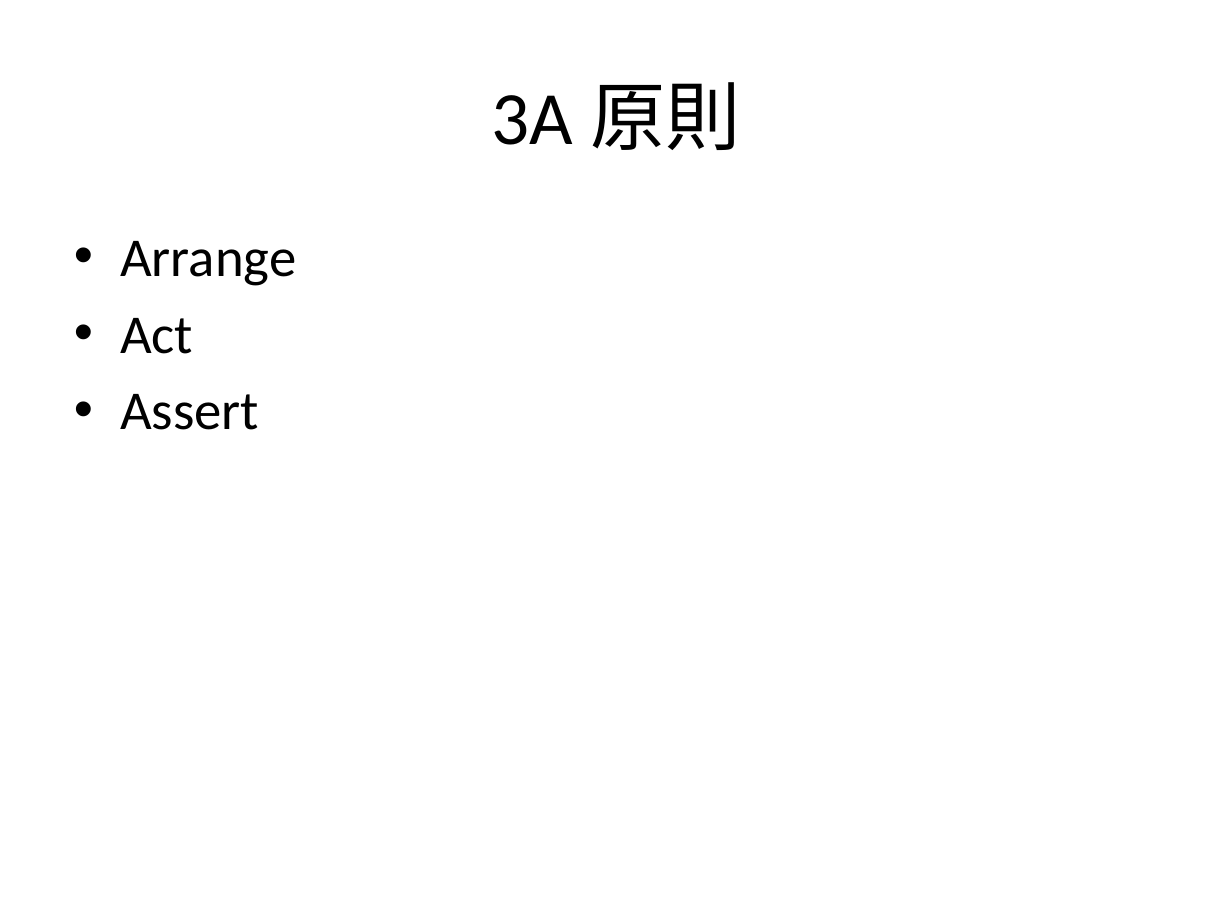
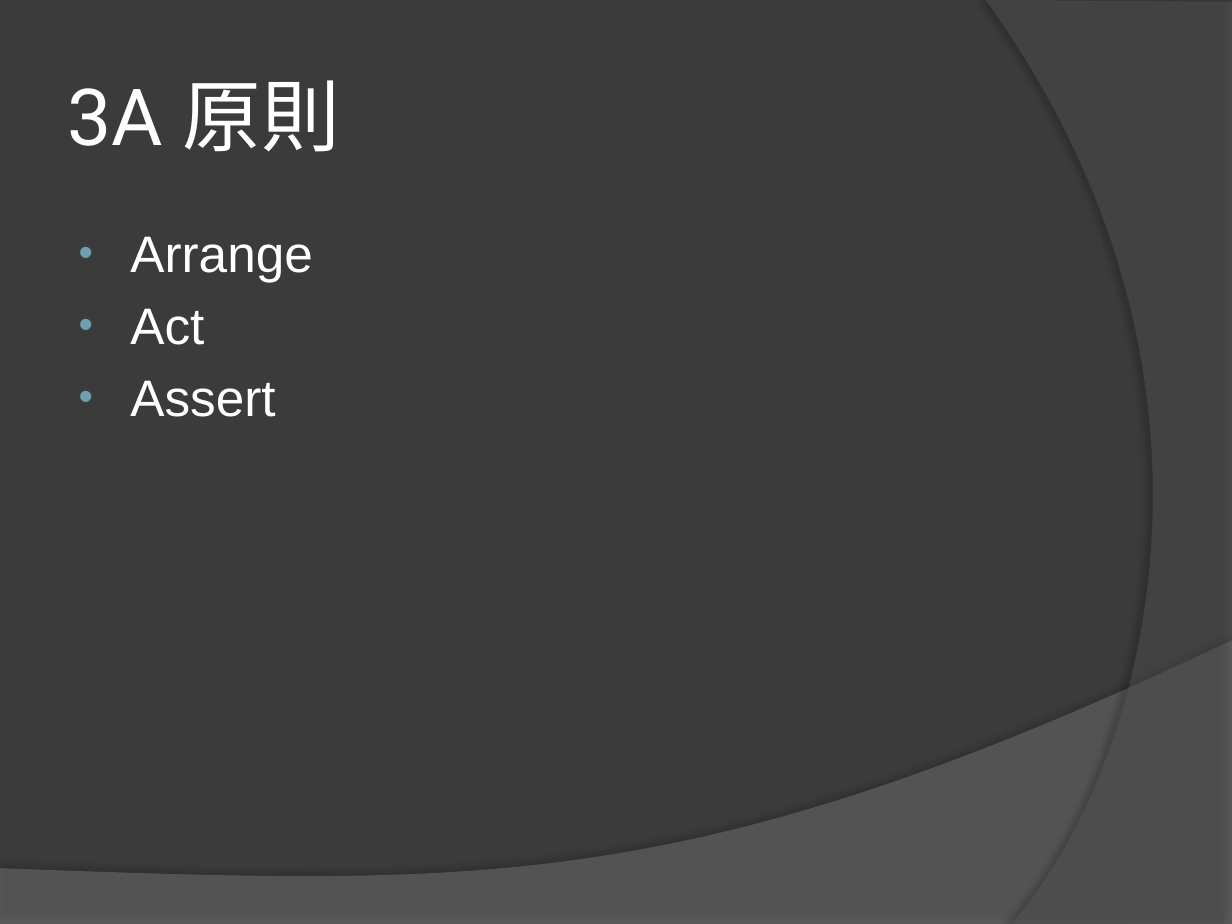
Before and after one commit to lintingwei/UnitTestBasic, a slide deck: slide 4 of Unit Test Basic.pptx. Drawn at 1232x924 pixels with LibreOffice and Linux fonts; fonts in the diff are those of the drawing. Boxes give left, top, right and bottom in pixels: in the first picture for what was removed or moved away, otherwise in the second. Text is boxed around its words. In the diff, an @@ line names an element or a change of style, - is before the commit and + after.

```diff
--- a/Unit Test Basic.pptx
+++ b/Unit Test Basic.pptx
@@ background #FFFFFF to #3B3B3B @@
@@ freeform shape added at bbox=[986, 0, 1232, 924], fill #5E5E5E at 40% opacity @@
@@ title "3A 原則" at bbox=[68, 80, 340, 152]: size 44 to 46 pt, font Calibri to Roboto, text colour #000000 to #FFFFFF; alignment centre to left @@
@@ text "Arrange" at bbox=[130, 236, 312, 417]: size 32 to 30 pt, font Calibri to Arial, text colour #000000 to #FFFFFF; indent changed @@
@@ freeform shape added at bbox=[0, 641, 1232, 924], fill #7F7F7F at 45% opacity @@
```
Also in this commit, not shown: 5 other slides changed, 7 slides added.
